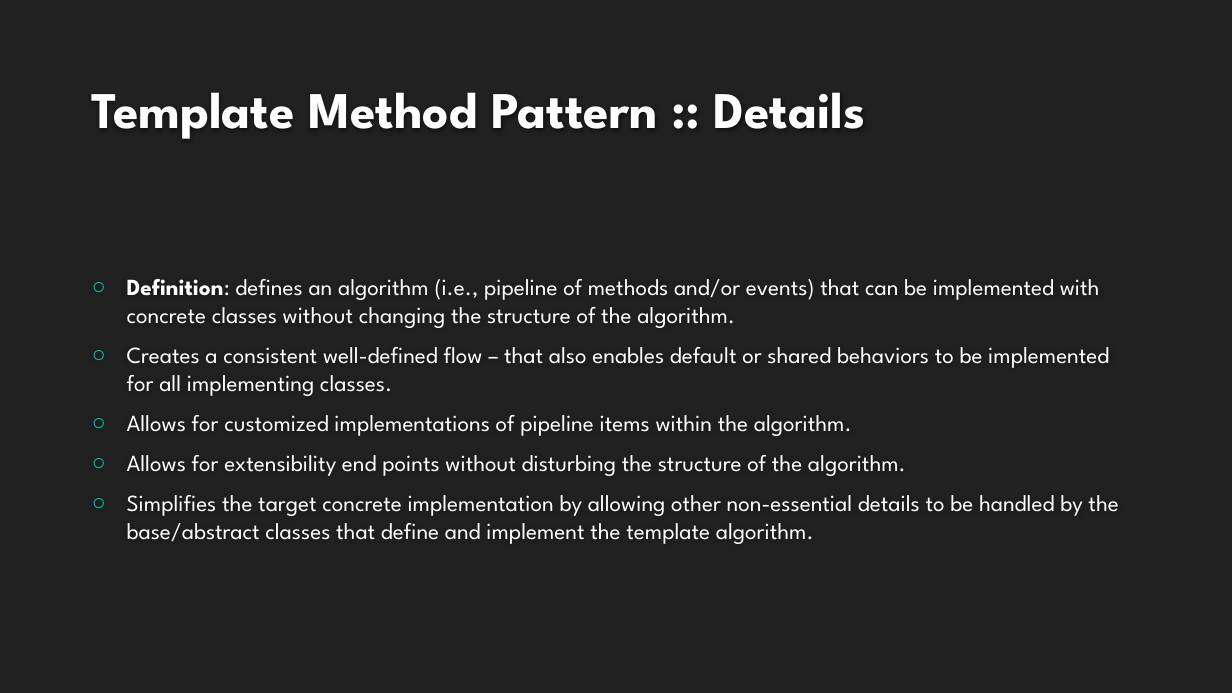
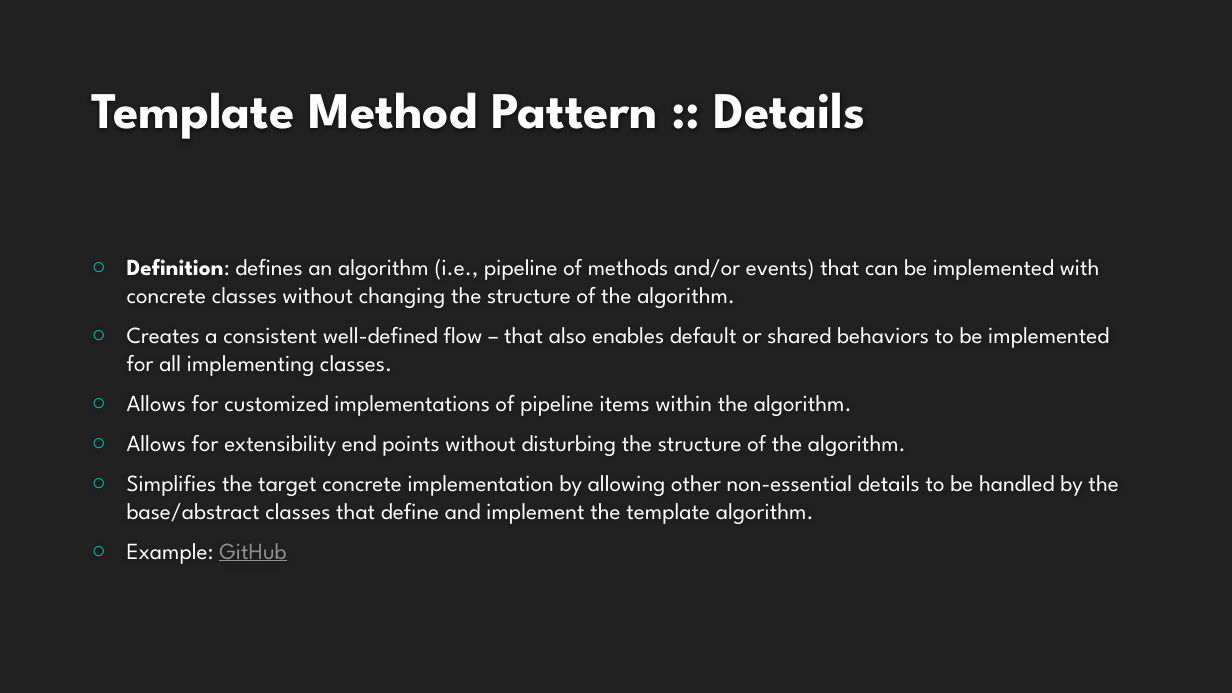
Before and after one commit to buildmotion/better-business-logic-with-typescript, a slide deck: slide 21 of Presentation/Better Business Logic with Typescript.pptx (slide 20 before the commit). Drawn at 1232x693 pixels with LibreOffice and Linux fonts; fonts in the diff are those of the drawing; background and template pictures are left out. Boxes give left, top, right and bottom in pixels: in the first picture for what was removed or moved away, otherwise in the second. Text is boxed around its words. In the diff, an @@ line names an element or a change of style, - is before the commit and + after.

```diff
--- a/Presentation/Better Business Logic with Typescript.pptx
+++ b/Presentation/Better Business Logic with Typescript.pptx
@@ text at [127, 543, 286, 564]: paragraph added @@
+○ Example: GitHub
```
Also in this commit, not shown: 2 other slides changed, 2 slides added, 2 other files.
